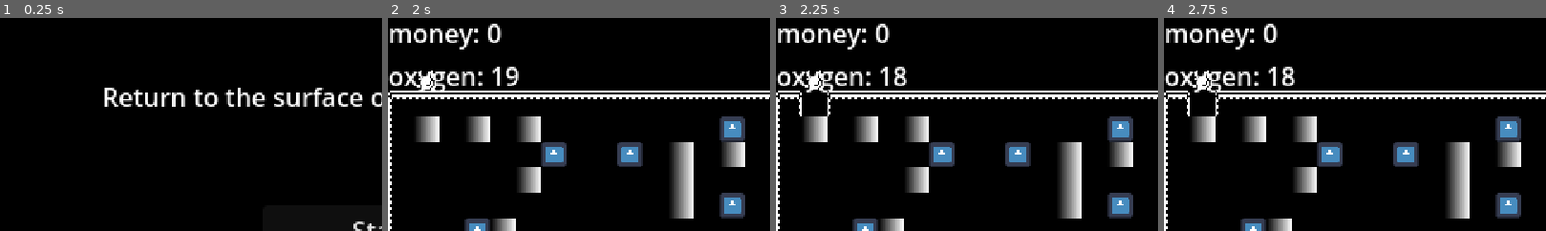
Above: before the commit, frames 1-4 (left to right).
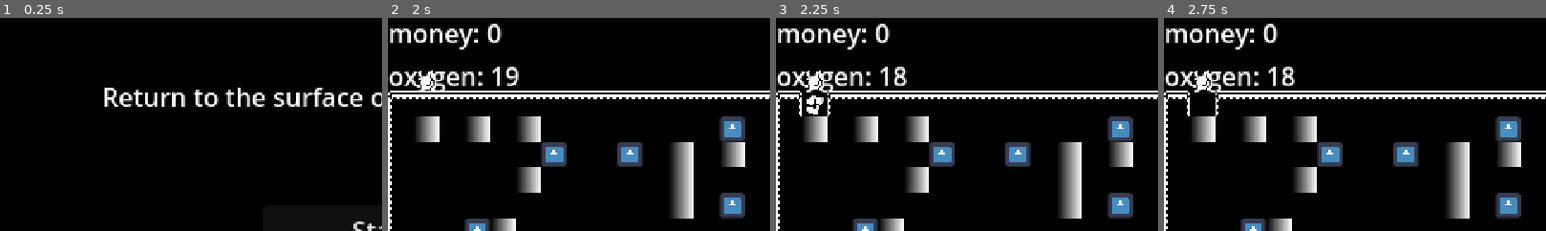
Above: after the commit, the same moments.

Repository: dtsykunov/simple-platformer
Game: Godot game, scene res://main/main.tscn
The game is run twice, just before and just after one commit, with the same random seed, the same clock (stepped at 60 frames per second) and the same inputs. The engine's default icon, where the game draws it, is replaced by a stand-in: a white triangle on a blue panel in a dark square.
Inputs:
- Up to frame 1 (0.25 s): no input
- Up to frame 2 (2 s): click "Start" at 0.5 s; tap Enter at 1.25 s; hold Right (right) from 1.28 s (still down)
- Up to frame 3 (2.25 s): tap Space at 2 s; release Right (right) at 2.03 s; hold Down (down) from 2.03 s (still down)
- Up to frame 4 (2.75 s): keep holding Down (down)
The pictures show only the part of the screen within x 0-50%, y 0-50%; the shares and areas given below are measured in that part.

Frames 1-2 are identical in both runs. In frame 3, 0.2% of the frame differs, in the area x 8-13%, y 36-46%; in frame 4, nothing differs.

Commit message:
added particles on braking blocks

Diff:
--- /dev/null
+++ b/helper/blocks_particles.tscn
@@ -0,0 +1,49 @@
+[gd_scene load_steps=8 format=3 uid="uid://c6q25jj3anfru"]
+
+[ext_resource type="Script" uid="uid://c40ae8k34few6" path="res://helper/particle.gd" id="1_k66jg"]
+
+[sub_resource type="CanvasItemMaterial" id="CanvasItemMaterial_gvx6i"]
+
+[sub_resource type="Gradient" id="Gradient_3k40s"]
+offsets = PackedFloat32Array(0.354545, 1)
+colors = PackedColorArray(5, 5, 5, 1, 0, 0, 0, 0)
+
+[sub_resource type="GradientTexture1D" id="GradientTexture1D_k66jg"]
+gradient = SubResource("Gradient_3k40s")
+
+[sub_resource type="Curve" id="Curve_pcdty"]
+_limits = [0.0, 3.0, 0.0, 1.0]
+_data = [Vector2(0, 3), 0.0, 0.0, 0, 0, Vector2(1, 1.48315), 0.0, 0.0, 0, 0]
+point_count = 2
+
+[sub_resource type="CurveTexture" id="CurveTexture_ip6cg"]
+curve = SubResource("Curve_pcdty")
+
+[sub_resource type="ParticleProcessMaterial" id="ParticleProcessMaterial_3k40s"]
+lifetime_randomness = 0.5
+particle_flag_disable_z = true
+inherit_velocity_ratio = 0.711
+direction = Vector3(1, 0, 0.5)
+spread = 180.0
+initial_velocity_min = 45.97
+initial_velocity_max = 137.93
+gravity = Vector3(0, 0, 0)
+scale_min = 0.0
+scale_max = 1.1
+scale_over_velocity_max = 510.75
+scale_over_velocity_curve = SubResource("CurveTexture_ip6cg")
+color_ramp = SubResource("GradientTexture1D_k66jg")
+
+[node name="GPUParticles2D" type="GPUParticles2D"]
+material = SubResource("CanvasItemMaterial_gvx6i")
+use_parent_material = true
+scale = Vector2(0.315, 0.315)
+emitting = false
+amount = 25
+lifetime = 0.39
+one_shot = true
+speed_scale = 0.65
+explosiveness = 1.0
+randomness = 0.12
+process_material = SubResource("ParticleProcessMaterial_3k40s")
+script = ExtResource("1_k66jg")
--- /dev/null
+++ b/helper/particle.gd
@@ -0,0 +1,8 @@
+extends GPUParticles2D
+
+@onready var time = Time.get_ticks_msec()
+@export var lifetime_msec = 1000
+
+func _process(delta: float) -> void:
+	if Time.get_ticks_msec() - time > lifetime_msec:
+		queue_free()
--- a/levels/basic.tscn
+++ b/levels/basic.tscn
@@ -1,8 +1,9 @@
-[gd_scene load_steps=11 format=4 uid="uid://c2cmu6fitxjlu"]
+[gd_scene load_steps=12 format=4 uid="uid://c2cmu6fitxjlu"]
 
 [ext_resource type="TileSet" uid="uid://cs8qrnk8em5eo" path="res://levels/tileset.tres" id="1_rdvg4"]
 [ext_resource type="PackedScene" uid="uid://c60qrcvqsxgsl" path="res://player/player.tscn" id="2_7mtq7"]
 [ext_resource type="Script" uid="uid://b0km62wkmdhs2" path="res://levels/objectsmanager.gd" id="3_7mtq7"]
+[ext_resource type="PackedScene" uid="uid://c6q25jj3anfru" path="res://helper/blocks_particles.tscn" id="3_npjwk"]
 [ext_resource type="Script" uid="uid://bi8fethk08cn5" path="res://levels/object_probability.gd" id="4_1ij17"]
 [ext_resource type="PackedScene" uid="uid://bopwgln8jb6bd" path="res://objects/money_block.tscn" id="4_p70o0"]
 [ext_resource type="PackedScene" uid="uid://dkg7fa2iy1m7c" path="res://objects/oxygen_block.tscn" id="6_6ygv5"]
@@ -33,6 +34,7 @@
 [node name="Player" parent="." node_paths=PackedStringArray("tile_map_layer") instance=ExtResource("2_7mtq7")]
 position = Vector2(8, 40)
 tile_map_layer = NodePath("../TileMapLayer")
+block_particle = ExtResource("3_npjwk")
 
 [node name="ObjectsManager" type="Node2D" parent="."]
 script = ExtResource("3_7mtq7")
--- a/player/player.gd
+++ b/player/player.gd
@@ -2,6 +2,9 @@
 
 @export var tile_map_layer: TileMapLayer
 @onready var ray = $RayCast2D
+
+@export var block_particle: PackedScene
+
 
 var inputs = {
 	"right": Vector2.RIGHT,
@@ -27,6 +30,11 @@
 	# TODO: move this logic to a separate script
 	var cell: Vector2i = tile_map_layer.local_to_map(ray.target_position + position)
 
+	var particle = block_particle.instantiate()
+	particle.position = ray.target_position + position
+	particle.emitting = true
+	get_tree().current_scene.add_child(particle)
+
 	if cell in Global.grid_spawner.objects:
 		Global.grid_spawner.objects[cell].use_object()
 		Global.grid_spawner.objects[cell].queue_free()
Not shown, added: helper/particle.gd.uid
